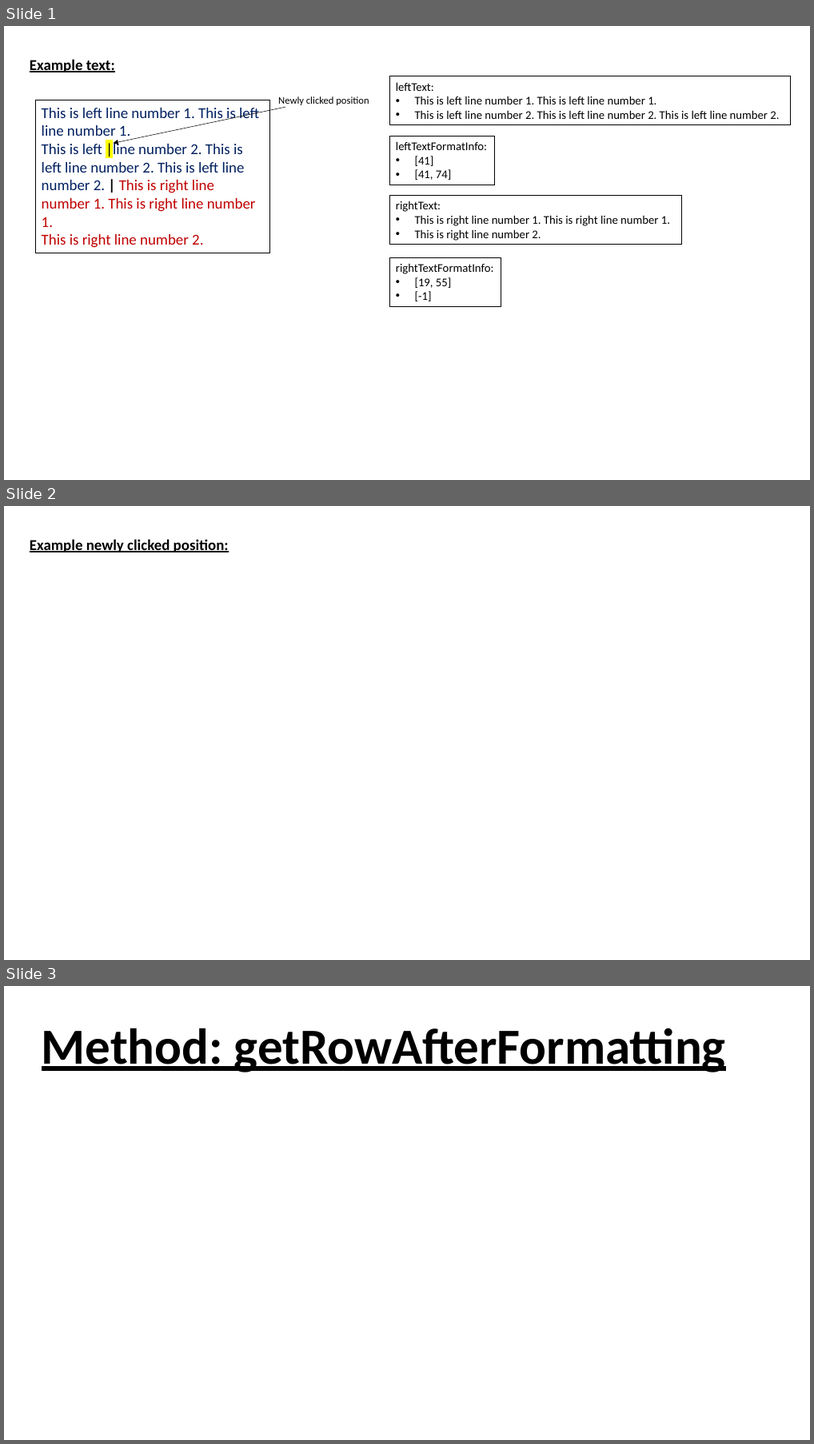
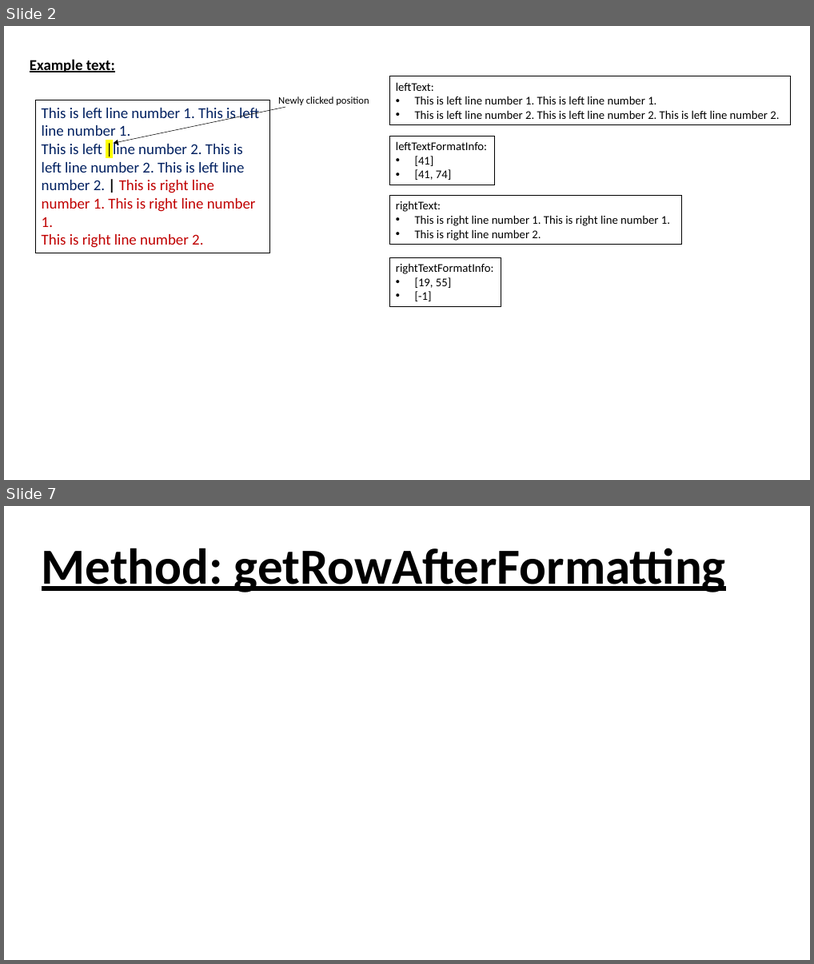
Before and after one commit to L-Holmes/PowerPoint-Quiz-Generator, a slide deck: textbox guide.pptx. Shown one above the other, each under a label of ours: slides 1, 2 and 3 before the commit, slides 2 and 7 after it; the slides between them are not shown. The pictures are 814x1444 and 814x964 pixels, drawn with LibreOffice and Linux fonts; fonts in the diff are those of the drawing. Boxes give left, top, right and bottom in pixels: in the first picture for what was removed or moved away, otherwise in the second. Text is boxed around its words. In the diff, an @@ line names an element or a change of style, - is before the commit and + after.

```diff
--- a/textbox guide.pptx
+++ b/textbox guide.pptx
@@ slide 2 removed at (x1=4, y1=506, x2=810, y2=960), background #FFFFFF @@
@@ text removed at (x1=30, y1=539, x2=229, y2=552) @@
-Example newly clicked position:
@@ what was slide 1 is now slide 2 @@
@@ what was slide 3 is now slide 7 @@
```
Also in this commit, not shown: 1 slide changed, 7 slides added, 1 other file.
